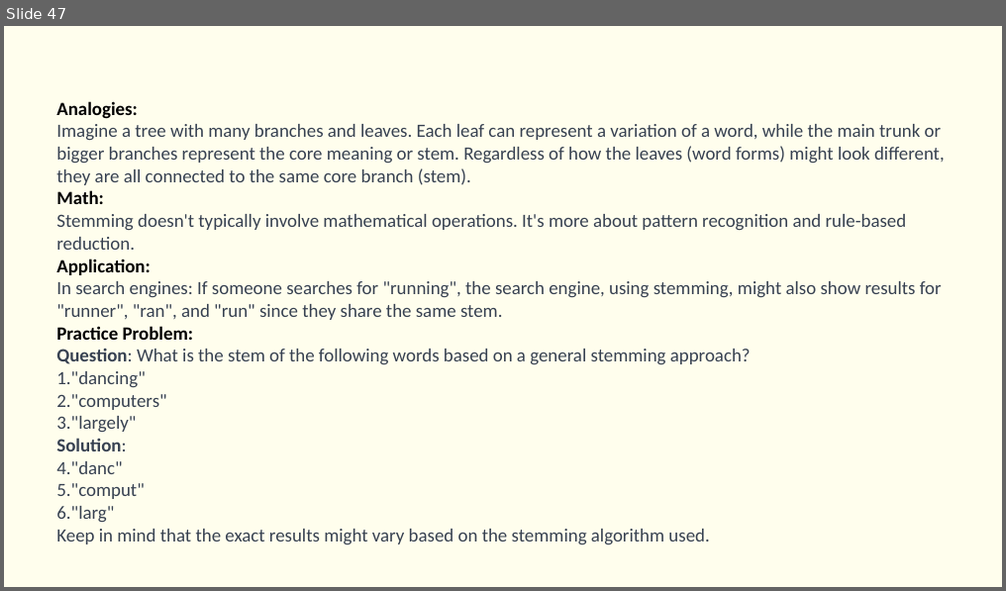
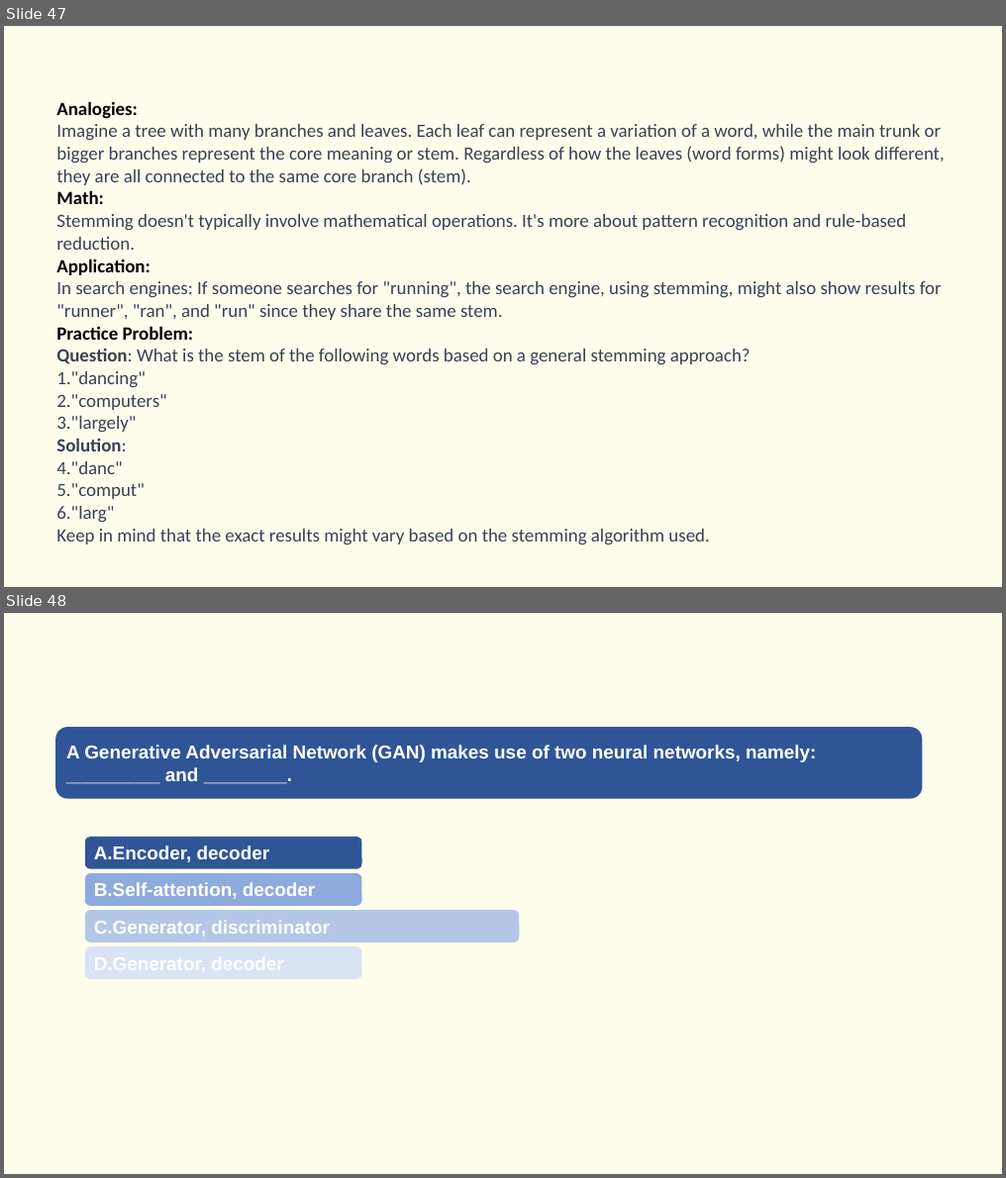
Before and after one commit to Saira55/Machine-Learning-Multiple-Choice-Questions, a slide deck: Machine Learning Quiz Question.pptx. Shown one above the other, each under a label of ours: slide 47 before the commit, slides 47 and 48 after it. The pictures are 1006x591 and 1006x1178 pixels, drawn with LibreOffice and Linux fonts; fonts in the diff are those of the drawing. Boxes give left, top, right and bottom in pixels: in the first picture for what was removed or moved away, otherwise in the second. Text is boxed around its words. In the diff, an @@ line names an element or a change of style, - is before the commit and + after.

```diff
--- a/Machine Learning Quiz Question.pptx
+++ b/Machine Learning Quiz Question.pptx
@@ slide 48 added at (4,613,1002,1174), background #FFFEED @@
@@ rounded rectangle added at (55,727,923,799), fill #2F5597, 18 pt, text #FFFFFF, bold @@
+A Generative Adversarial Network (GAN) makes use of two neural networks, namely: _________ and ________.
@@ rounded rectangle added at (85,837,361,869), fill #2F5597, 18 pt, text #FFFFFF, bold @@
+A.Encoder, decoder
@@ rounded rectangle added at (85,873,361,906), fill #8FAADC, 18 pt, text #FFFFFF, bold @@
+B.Self-attention, decoder
@@ rounded rectangle added at (85,910,519,943), fill #B4C7E7, 18 pt, text #FFFFFF, bold @@
+C.Generator, discriminator
@@ rounded rectangle added at (85,947,361,979), fill #DAE3F3 @@
```
Also in this commit, not shown: 2 other slides added.
